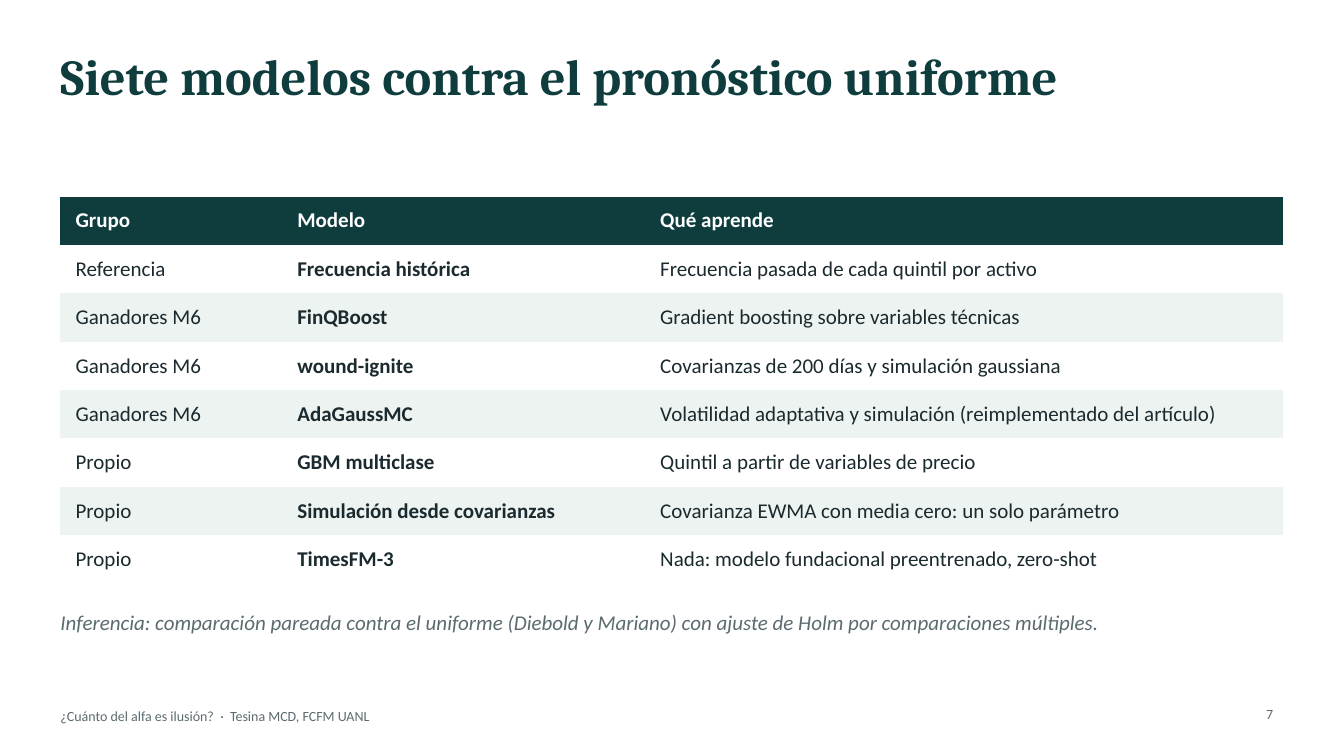
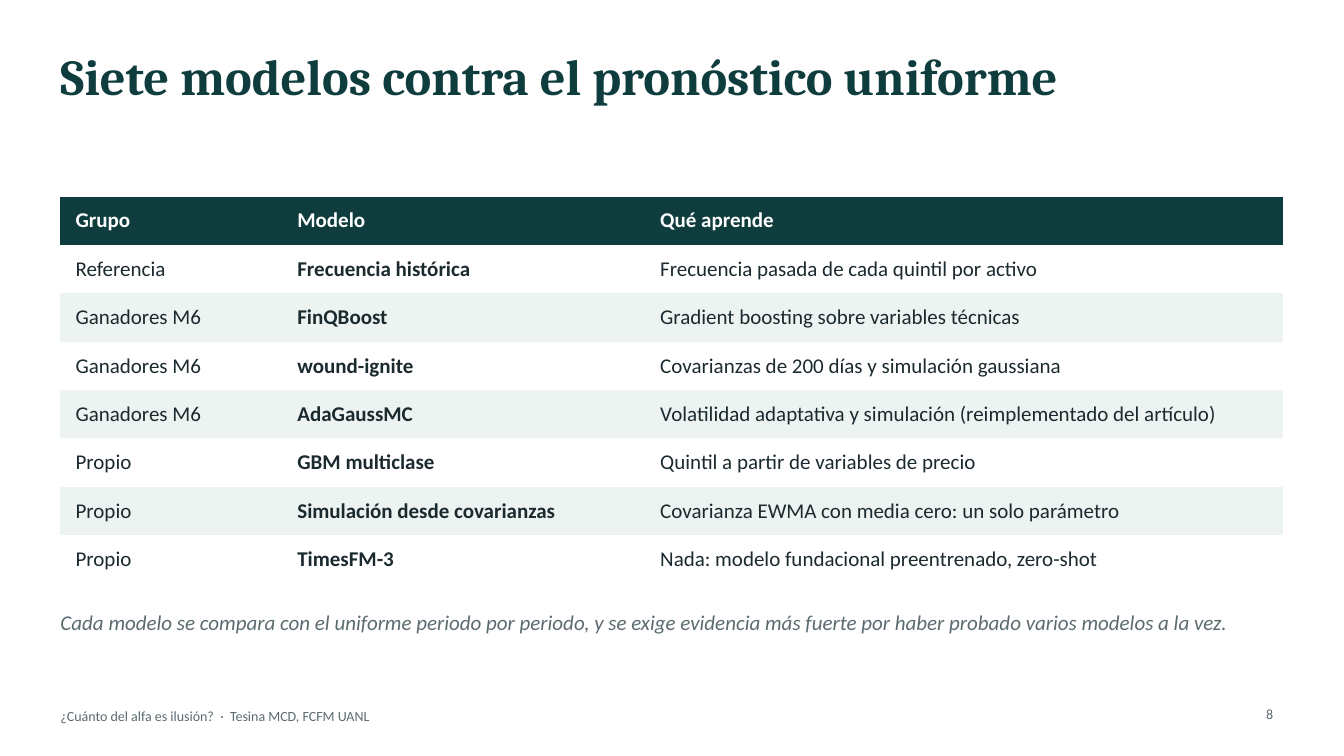
Before and after one commit to marcgym2/tesina-m6, a slide deck: slide 8 of thesis/slides/tesina_defensa.pptx (slide 7 before the commit). Drawn at 1344x756 pixels with LibreOffice and Linux fonts; fonts in the diff are those of the drawing. Boxes give left, top, right and bottom in pixels: in the first picture for what was removed or moved away, otherwise in the second. Text is boxed around its words. In the diff, an @@ line names an element or a change of style, - is before the commit and + after.

```diff
--- a/thesis/slides/tesina_defensa.pptx
+++ b/thesis/slides/tesina_defensa.pptx
@@ text at [60,615,1227,634]: text changed @@
-Inferencia: comparación pareada contra el uniforme (Diebold y Mariano) con ajuste de Holm por comparaciones múltiples.
+Cada modelo se compara con el uniforme periodo por periodo, y se exige evidencia más fuerte por haber probado varios modelos a la vez.
@@ page number at [1266,709,1273,719]: text changed @@
-7
+8
```
Also in this commit, not shown: 11 other slides changed, 3 slides added, 1 slide removed, 1 other file.
